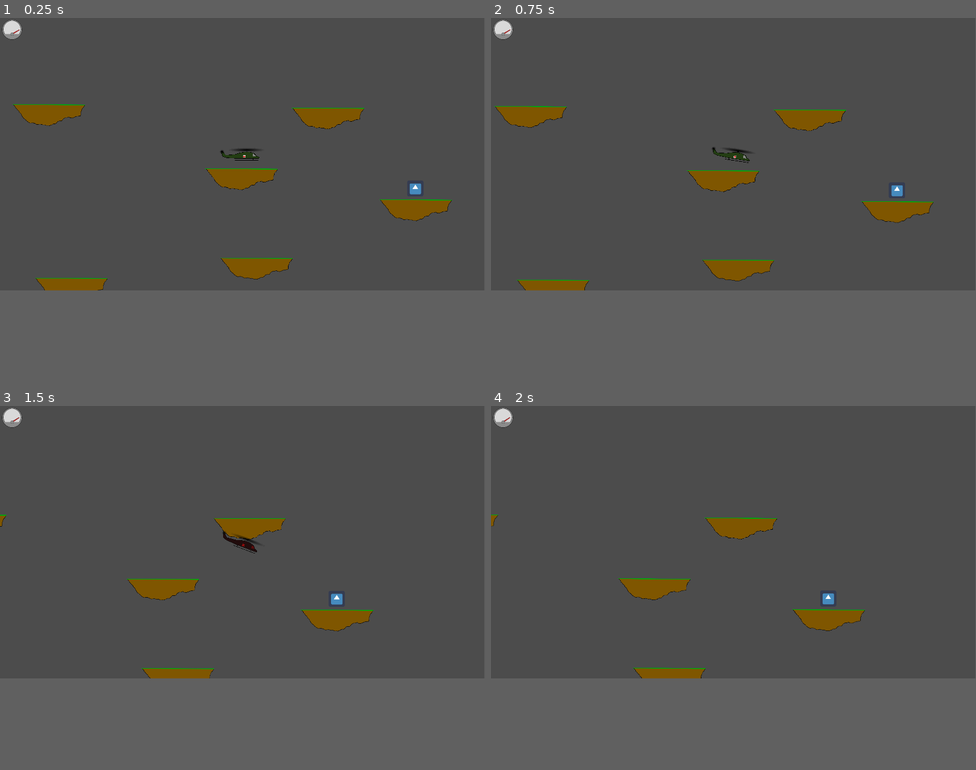
Above: before the commit, frames 1-4 (two rows, left to right).
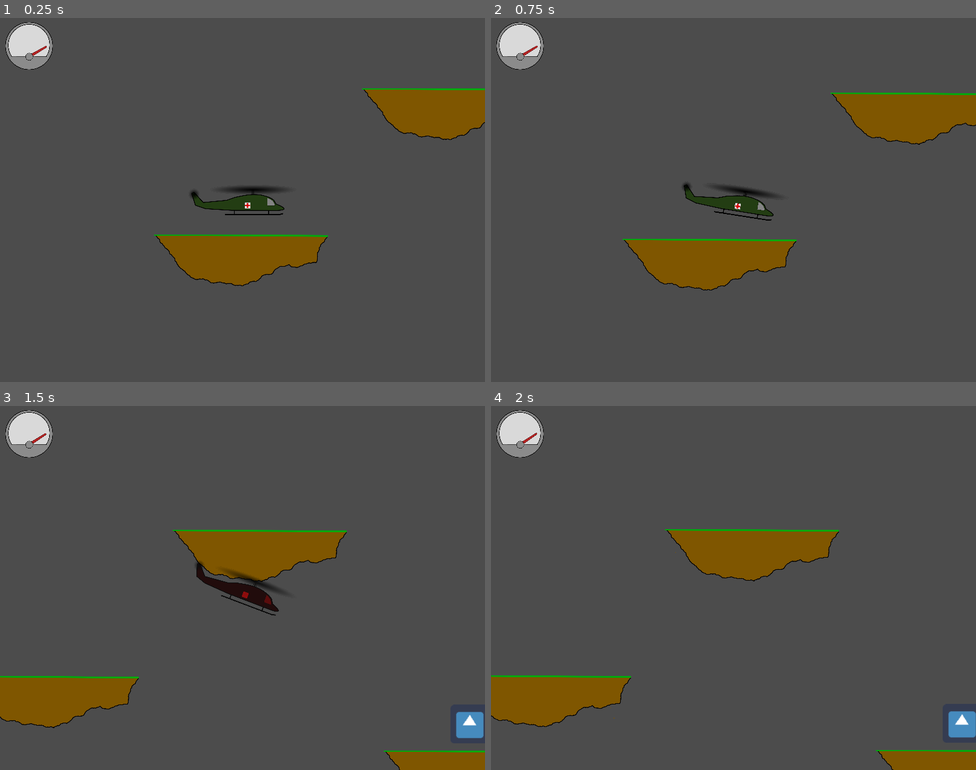
Above: after the commit, the same moments.

Repository: Inglo-Games/EvacHavoc2
Game: Godot game, scene res://scenes/test_level.tscn
Same seed, same stepped clock (60 frames per second), same inputs: the game is played once before the commit and once after it. The engine's default icon, where the game draws it, is replaced by a stand-in: a white triangle on a blue panel in a dark square.
Inputs (mouse positions are in pixels of both pictures, inside the frame that each line leads up to):
- Up to frame 1 (0.25 s): no input
- Up to frame 2 (0.75 s): tap Enter at 0.5 s; move the mouse to (840, 141) at 0.52 s; hold Right (move_right) from 0.53 s (still down); click (840, 141) at 0.67 s
- Up to frame 3 (1.5 s): keep holding Right (move_right); tap Up (move_up) at 0.77 s; move the mouse to (145, 555) at 1.27 s
- Up to frame 4 (2 s): keep holding Right (move_right); tap Up (move_up) at 1.52 s
In our replay, the window is 799x449 before the commit and 800x600 after it. These sizes can differ from the game's own. Grey fills any space a smaller window leaves; there, only what the larger window draws over its background counts as a difference.

The runs differ from the first frame. In frame 1, 11% of the frame differs, in the area x 0-100%, y 0-75%; in frame 2, 11%; in frame 3, 12%, in the area x 0-100%, y 0-100%; in frame 4, 11%.

Commit message:
Updating test level and settings

Diff:
--- a/game/project.godot
+++ b/game/project.godot
@@ -26,11 +26,7 @@
 
 [display]
 
-window/size/width=1920
-window/size/height=1080
-window/size/resizable=false
-window/size/borderless=true
-window/size/fullscreen=true
+window/size/width=800
 
 [input]
 
--- a/game/scenes/test_level.tscn
+++ b/game/scenes/test_level.tscn
@@ -1,10 +1,11 @@
-[gd_scene load_steps=6 format=2]
+[gd_scene load_steps=7 format=2]
 
 [ext_resource path="res://scenes/player.tscn" type="PackedScene" id=1]
 [ext_resource path="res://scripts/test_level.gd" type="Script" id=2]
 [ext_resource path="res://scenes/island01.tscn" type="PackedScene" id=3]
 [ext_resource path="res://scenes/gauge.tscn" type="PackedScene" id=4]
 [ext_resource path="res://scenes/person.tscn" type="PackedScene" id=5]
+[ext_resource path="res://scenes/pause_popup.tscn" type="PackedScene" id=6]
 
 [node name="test_level" type="Node2D"]
 script = ExtResource( 2 )
@@ -17,6 +18,8 @@
 margin_right = 47.613
 margin_bottom = 46.2527
 rect_scale = Vector2( 0.2, 0.2 )
+
+[node name="pause_menu" parent="ui" instance=ExtResource( 6 )]
 
 [node name="island01" parent="." instance=ExtResource( 3 )]
 position = Vector2( 245.384, 211.303 )
--- a/game/scripts/test_level.gd
+++ b/game/scripts/test_level.gd
@@ -21,8 +21,9 @@
 		get_tree().quit()
 
 func _pause_game():
-	var pause_menu = PausePopup.instance()
-	add_child(pause_menu)
-	pause_menu.popup_centered()
-	pause_menu.connect("quit_game", self, "clear_ui_and_return")
+	$ui/pause_menu.popup_centered()
+	$ui/pause_menu.connect("quit_game", self, "_on_quit_game")
 	get_tree().set_pause(true)
+
+func _on_quit_game():
+	get_tree().quit()
